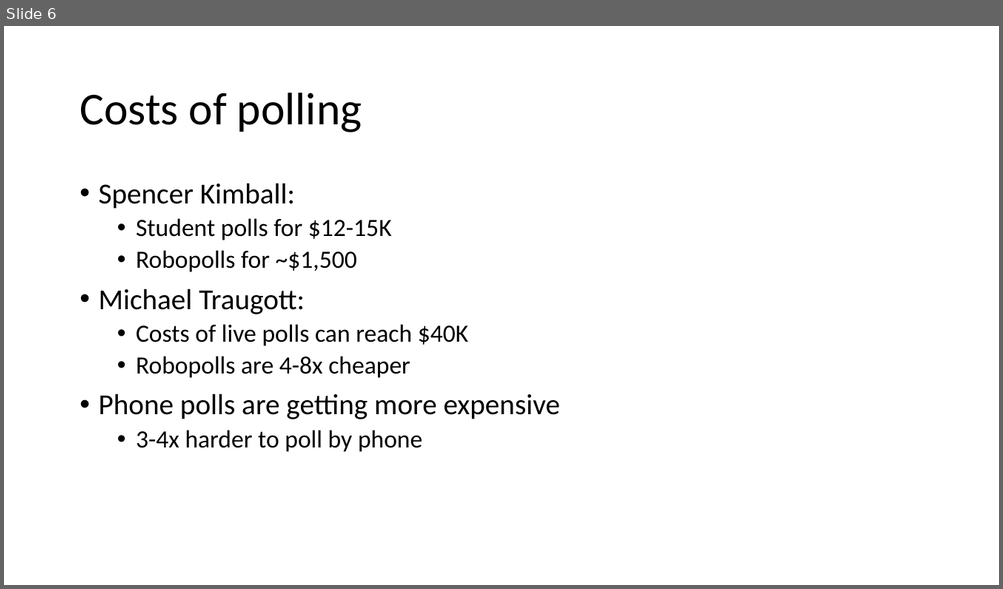
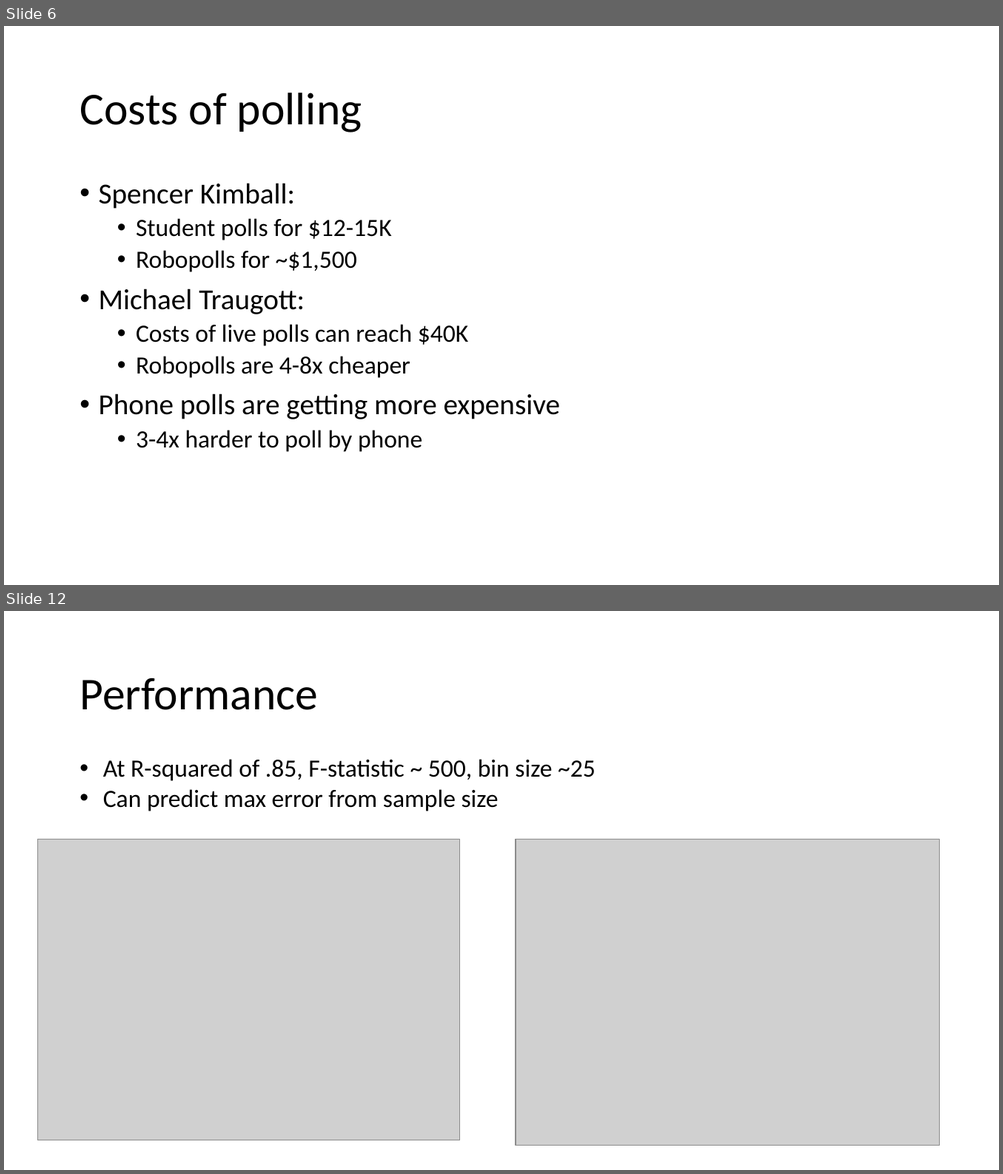
Before and after one commit to Hedgehog612/Capstone_Project_1, a slide deck: data_storytelling.pptx. Shown one above the other, each under a label of ours: slide 6 before the commit, slides 6 and 12 after it; the slides between them are not shown. The pictures are 1003x589 and 1003x1174 pixels, drawn with LibreOffice and Linux fonts; fonts in the diff are those of the drawing; grey boxes stand for pictures. Boxes give left, top, right and bottom in pixels: in the first picture for what was removed or moved away, otherwise in the second. Text is boxed around its words. In the diff, an @@ line names an element or a change of style, - is before the commit and + after.

```diff
--- a/data_storytelling.pptx
+++ b/data_storytelling.pptx
@@ slide 12 added at (4, 611, 999, 1170), background #FFFFFF @@
@@ title added at (79, 678, 318, 710), 44 pt, text #000000 @@
+Performance
@@ text added at (103, 759, 595, 812), 24 pt, text #000000 @@
+• At R-squared of .85, F-statistic ~ 500, bin size ~25
+• Can predict max error from sample size
@@ picture added at (37, 840, 460, 1142) @@
@@ picture added at (516, 840, 939, 1147) @@
```
Also in this commit, not shown: 3 slides changed, 7 other slides added, 9 slides removed.
